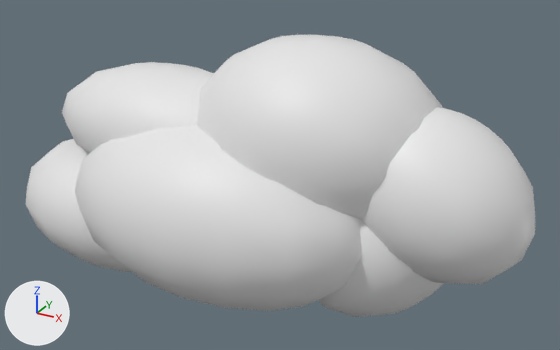
What one commit did to the FBX model Forage and Brew/Assets/GA/Meshes/VFX/SM_Cloud1.fbx.
One viewpoint serves both versions: a camera (50 mm lens) standing at (0.0562, -0.1007, 0.0535) and looking at (0.0004, 0.0006, 0.0028). The lights are fixed; the arrows at lower left show +X, +Y and +Z. Where no turn or scale is listed for an object, it has been applied to the vertices.

In view in the first picture: 'SM_Smoke01'.
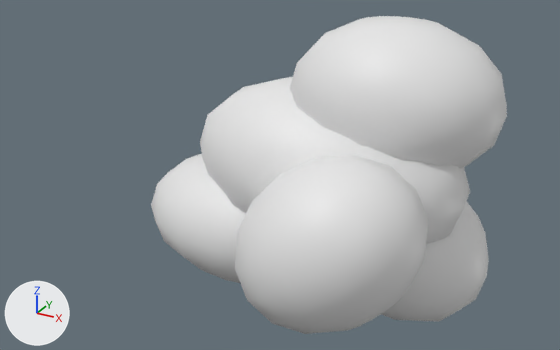
Commit message: graph: rework smoke in progress

What differs and where, as boxes [x1, y1, x2, y2] in the pictures (560 x 350 px; the box of a moved part takes in the faces that stretch with it):
'SM_Smoke01', reshaped, moved (30% narrower, 13% taller)
    before: [26, 35, 536, 317]
    after: [151, 16, 507, 334]
part 1 of me_mesh, moved or reshaped
    before: [26, 139, 132, 272]
    after: [151, 154, 246, 283]
part 2 of me_mesh, moved or reshaped (not visible before)
    after: [235, 155, 428, 334]
part 3 of me_mesh, moved or reshaped
    before: [75, 125, 362, 311]
    after: [200, 77, 470, 245]
part 4 of me_mesh, moved or reshaped (not visible afterwards)
    before: [318, 220, 443, 317]
part 5 of me_mesh, moved or reshaped
    before: [362, 107, 536, 284]
    after: [382, 202, 489, 322]
part 6 of me_mesh, moved or reshaped
    before: [197, 35, 443, 220]
    after: [290, 16, 507, 168]
part 7 of me_mesh, moved or reshaped (not visible afterwards)
    before: [62, 62, 214, 153]

The change, as a list of edits to the scene's bpy script:
```text
Change me_mesh:
    where me_mesh.from_pydata(...)  # 798 vertices, 896 faces; spans x -0.0212..0.0694, y -0.0219..0.0184, z -0.0146..0.0331
    used by ob_sm_smoke01; location = (-0.0281, -0.0033, -0.0065)
    me_mesh part 1: the loose piece of 114 vertices spanning x -0.0212..0.0212, y -0.0148..0.0148, z -0.0117..0.0117 is scaled about its middle by 0.912, then moved by (0.013, 0.0, -0.0053)
    me_mesh part 2: the loose piece of 114 vertices spanning x 0.0108..0.0376, y -0.0099..0.0145, z -0.0146..0.0117 is moved by (0.0092, -0.0167, 0.0029)
    me_mesh part 3: the loose piece of 114 vertices spanning x -0.003..0.0497, y -0.0219..0.0093, z -0.0079..0.021 is turned -11 degrees about the z axis through its middle and scaled by 0.904, then moved by (0.0024, 0.0064, 0.0)
    me_mesh part 4: the loose piece of 114 vertices spanning x 0.0328..0.0596, y -0.0099..0.0145, z -0.0098..0.0165 is moved by (-0.018, 0.0102, 0.0038)
    me_mesh part 5: the loose piece of 114 vertices spanning x 0.0408..0.0694, y -0.0099..0.0145, z 0.0003..0.0251 is moved by (-0.0175, 0.0, -0.0168)
    me_mesh part 6: the loose piece of 114 vertices spanning x 0.0152..0.0561, y -0.0138..0.0184, z 0.0033..0.0331 is scaled about its middle by 0.793
    me_mesh part 7: the loose piece of 114 vertices spanning x -0.0112..0.0312, y -0.0119..0.0119, z 0.0067..0.0258 is multiplied about its middle by the matrix ((0.803, 0.535, -0.263), (-0.508, 0.845, 0.166), (0.311, 0.0, 0.95)), then moved by (0.0071, 0.0055, -0.011)
Change ob_sm_smoke01:
    ob_sm_smoke01.location: (-0.0281, -0.0033, -0.0065) -> (-0.017, 0.0, 0.0)
```
